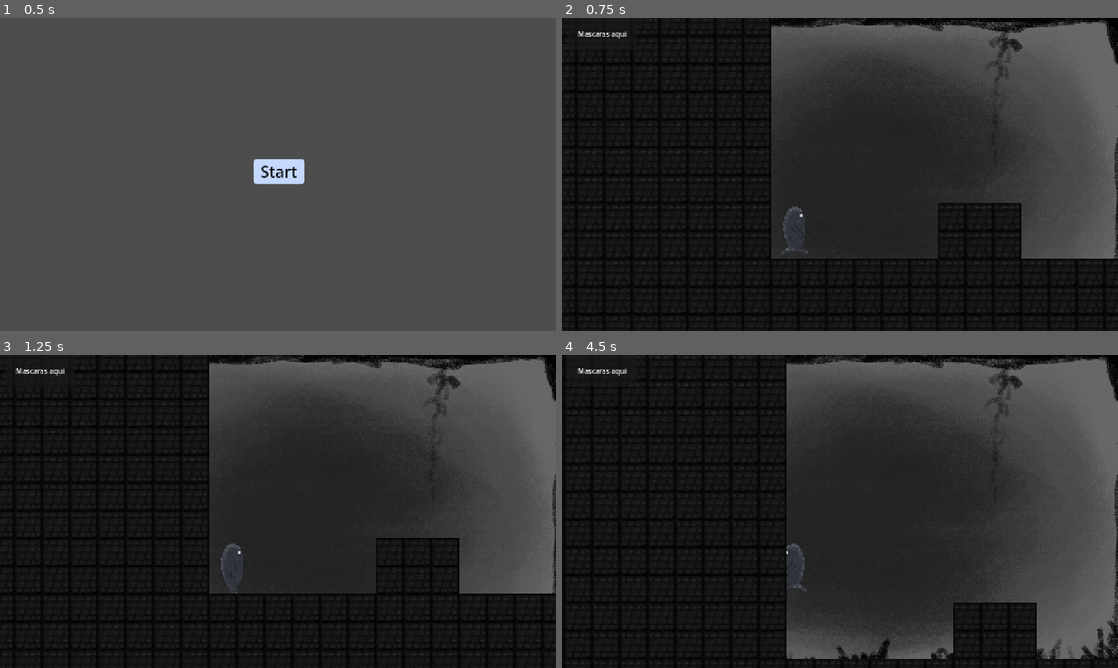
Above: before the commit, frames 1-4 (two rows, left to right).
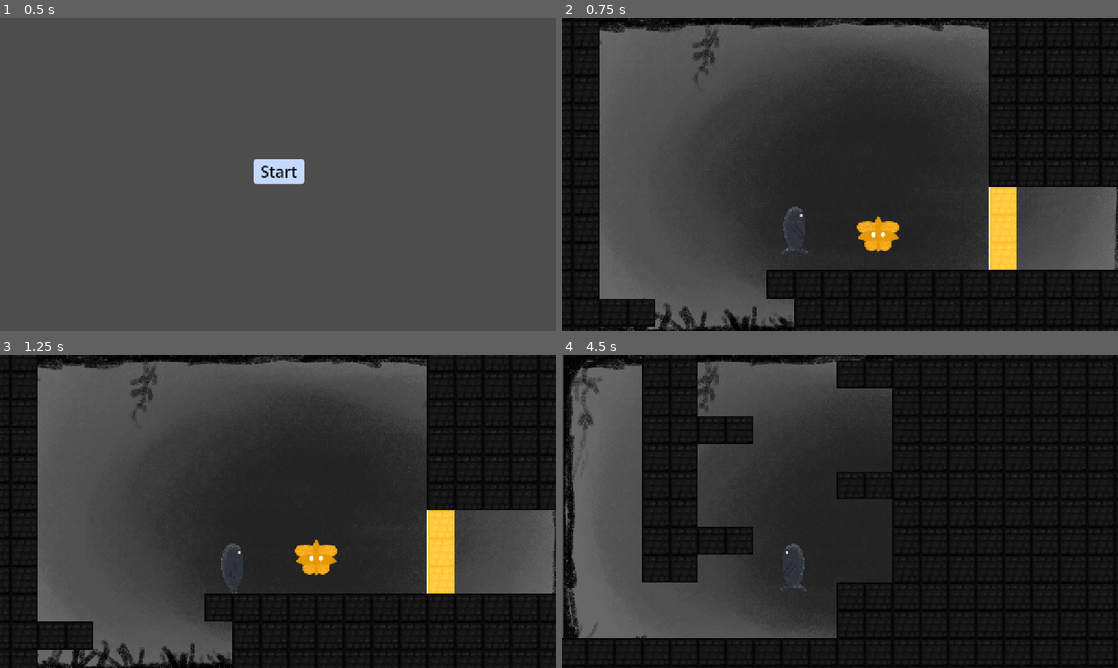
Above: after the commit, the same moments.

Repository: Guilhermeasper/ggj-mask
Game: Godot game, scene res://levels/main_menu/main_menu.tscn
Two runs of this game, one before a commit and one after it. Both use one fixed random seed, a clock stepped at 60 frames per second and the inputs below.
Inputs:
- Up to frame 1 (0.5 s): no input
- Up to frame 2 (0.75 s): click "Start" at 0.5 s
- Up to frame 3 (1.25 s): no input
- Up to frame 4 (4.5 s): tap Enter at 1.25 s; hold E (mask_right) 1.28-2.78 s; tap Space (jump) at 1.35, 1.52, 1.82, 2.27, 2.3, 2.57, 2.85, 3.77, 3.8, 4.07, 4.35 s; tap Z at 2.1, 3.6 s; hold A (left) 2.78-3.53 s; hold E (mask_right) from 3.53 s (still down)

Frame 1 is identical in both runs. In frame 2, 44% of the frame differs, in the area x 0-100%, y 0-100%; in frame 3, 41%; in frame 4, 55%, in the area x 0-100%, y 0-98%.

Commit message:
feat: Implement HUD for mask display and refactor mask management to GameManager, adding a new tile shader for level 1.

Diff:
--- a/entities/player/player.gd
+++ b/entities/player/player.gd
@@ -4,35 +4,12 @@
 const JUMP_VELOCITY := -550.0
 const CROUCH_SPEED := 150.0
 
-const WHITE_MASK = preload("res://resources/masks/white_mask.tres")
-const YELLOW_MASK = preload("res://resources/masks/yellow_mask.tres")
-const RED_MASK = preload("res://resources/masks/red_mask.tres")
-const BLUE_MASK = preload("res://resources/masks/blue_mask.tres")
-
-const ALL_MASKS: Array[MaskData] = [
-	WHITE_MASK,
-	YELLOW_MASK,
-	RED_MASK,
-	BLUE_MASK,
-]
-
-enum MaskColors {
-	NONE = 0,
-	YELLOW = 1,
-	RED = 2,
-	BLUE = 3,
-}
-
-const INITIAL_MASK_COLOR = MaskColors.NONE
-
 @onready var background_color = %CanvasLayer
 @onready var sprite: AnimatedSprite2D = $Sprite
 @onready var mask_node = $Mask
+@onready var hud = $Camera2D/HUD
 
-var _mask_index: int = INITIAL_MASK_COLOR
-var _current_mask: MaskData = ALL_MASKS[INITIAL_MASK_COLOR]
 var _extra_jumps_remaining: int = 0
-var _available_masks: Array[MaskData] = [WHITE_MASK]
 var mask_default_position: Vector2
 var mask_offset: int = 12
 
@@ -40,9 +17,13 @@
 func _ready() -> void:
 	set_collision_layers()
 	mask_default_position = mask_node.position
-	background_color.change_color(_current_mask.mask_name)
+	background_color.change_color(GameManager.current_mask.mask_name)
 
 	var checkpoint_position = GameManager.get_respawn_position()
+	for mask in GameManager.available_masks:
+		hud.show_mask(mask.mask_name)
+	GameManager.current_mask = GameManager.masks["white"]
+	hud.select_mask(GameManager.current_mask.mask_name)
 
 	if checkpoint_position != Vector2.ZERO:
 		global_position = checkpoint_position
@@ -50,7 +31,7 @@
 
 func _physics_process(delta: float) -> void:
 	if is_on_floor():
-		_extra_jumps_remaining = _current_mask.extra_jumps
+		_extra_jumps_remaining = GameManager.current_mask.extra_jumps
 	else:
 		sprite.play("jump")
 		velocity += get_gravity() * delta
@@ -97,24 +78,26 @@
 
 
 func collect_mask(mask: MaskData) -> void:
-	_available_masks.append(mask)
+	GameManager.available_masks.append(mask)
+	hud.show_mask(mask.mask_name)
 
 
 func set_collision_layers() -> void:
 	for collision_mask_index in range(5, 8):
-		var should_collide = collision_mask_index != _current_mask.target_collision_layer
+		var should_collide = collision_mask_index != GameManager.current_mask.target_collision_layer
 		set_collision_mask_value(collision_mask_index, should_collide)
 		mask_node.set_collision_mask_value(collision_mask_index, should_collide)
 
 
 func _switch_mask(direction: int) -> void:
 	# update mask
-	_mask_index = wrapi(_mask_index + direction, 0, _available_masks.size())
-	_current_mask = _available_masks[_mask_index]
+	GameManager.current_mask_id = wrapi(GameManager.current_mask_id + direction, 0, GameManager.available_masks.size())
+	GameManager.current_mask = GameManager.available_masks[GameManager.current_mask_id]
 
-	_extra_jumps_remaining = _current_mask.extra_jumps
-	background_color.change_color(_current_mask.mask_name)
-	mask_node.set_mask_color(_current_mask.mask_name)
+	_extra_jumps_remaining = GameManager.current_mask.extra_jumps
+	background_color.change_color(GameManager.current_mask.mask_name)
+	mask_node.set_mask_color(GameManager.current_mask.mask_name)
+	hud.select_mask(GameManager.current_mask.mask_name)
 
 	set_collision_layers()
 
--- a/levels/level_1/level_1.tscn
+++ b/levels/level_1/level_1.tscn
@@ -93,7 +93,7 @@
 script = ExtResource("10_la5aw")
 
 [node name="Player" parent="." unique_id=945925870 instance=ExtResource("2_45440")]
-position = Vector2(119, 578)
+position = Vector2(1984, -281)
 
 [node name="CollectableItem" parent="." unique_id=9757058 instance=ExtResource("10_qbdb0")]
 position = Vector2(2177, -273)
@@ -103,7 +103,9 @@
 sprite_frames = SubResource("SpriteFrames_7rikf")
 autoplay = "default"
 
-[node name="TileMapLayer" type="TileMapLayer" parent="." unique_id=1292907314]
+[node name="CanvasGroup" type="CanvasGroup" parent="." unique_id=1945150478]
+
+[node name="TileMapLayer" type="TileMapLayer" parent="CanvasGroup" unique_id=1292907314]
 tile_map_data = PackedByteArray("AAABAAoAAAAAAAAAAAACAAoAAAAAAAAAAAADAAoAAAAAAAAAAAAEAAoAAAAAAAAAAADz//H/AAAAAAAAAADz// …(26160 unchanged characters)…
 tile_set = SubResource("TileSet_8jbay")
 
--- /dev/null
+++ b/levels/level_1/level_1_tile.gdshader
@@ -0,0 +1,25 @@
+shader_type canvas_item;
+
+// Textura de ruído para a distorção (use a mesma do shader anterior se quiser consistência)
+uniform sampler2D noise_tex : repeat_enable;
+uniform float strength : hint_range(0.0, 0.1) = 0.01; // Intensidade do "tremido"
+uniform float softness : hint_range(0.0, 1.0) = 0.2;  // O quanto arredonda a borda
+uniform float speed : hint_range(0.0, 10.0) = 1.0;
+
+void fragment() {
+    // 1. Criar um deslocamento baseado no ruído e no tempo
+    vec2 time_offset = vec2(floor(TIME * speed)) * 0.1;
+    vec2 noise_val = texture(noise_tex, screen_uv + time_offset).rg;
+
+    // 2. Distorcer a leitura da textura para entortar as bordas
+    vec2 distorted_uv = SCREEN_UV + (noise_val - 0.5) * strength;
+
+    // 3. Pegar a cor da tela (do que o CanvasGroup renderizou)
+    vec4 screen_color = texture(SCREEN_TEXTURE, distorted_uv);
+
+    // 4. "Amaciar" a borda usando o canal alpha
+    // O smoothstep faz com que a transição do transparente para o opaco não seja brusca
+    float alpha = smoothstep(0.0, softness, screen_color.a);
+
+    COLOR = vec4(screen_color.rgb, alpha);
+}
--- a/systems/game_manager/game_manager.gd
+++ b/systems/game_manager/game_manager.gd
@@ -6,6 +6,18 @@
 	1: "res://levels/level_1/level_1.tscn",
 	2: "res://levels/level_2/level_2.tscn",
 }
+
+var masks: Dictionary = {
+	"white": preload("res://resources/masks/white_mask.tres"),
+	"yellow": preload("res://resources/masks/yellow_mask.tres"),
+	"red": preload("res://resources/masks/red_mask.tres"),
+	"blue": preload("res://resources/masks/blue_mask.tres"),
+}
+
+var current_mask: MaskData = masks["white"]
+var current_mask_id = 0
+
+var available_masks: Array[MaskData] = [masks["white"]]
 
 
 func load_level(level: int) -> void:
--- /dev/null
+++ b/ui/hud/hud.gd
@@ -0,0 +1,44 @@
+extends CanvasLayer
+
+@onready var yellow_mask = %yellow_mask_ui
+@onready var red_mask = %red_mask_ui
+@onready var blue_mask = %blue_mask_ui
+
+
+func _ready() -> void:
+	yellow_mask.hide()
+	red_mask.hide()
+	blue_mask.hide()
+	yellow_mask.modulate = Color(1, 1, 1, 0.5)
+	red_mask.modulate = Color(1, 1, 1, 0.5)
+	blue_mask.modulate = Color(1, 1, 1, 0.5)
+
+
+func show_mask(mask_color: String) -> void:
+	match mask_color:
+		"yellow":
+			yellow_mask.show()
+		"red":
+			red_mask.show()
+		"blue":
+			blue_mask.show()
+
+
+func select_mask(mask_color: String) -> void:
+	match mask_color:
+		"yellow":
+			yellow_mask.modulate = Color(1, 1, 1, 1)
+			red_mask.modulate = Color(1, 1, 1, 0.5)
+			blue_mask.modulate = Color(1, 1, 1, 0.5)
+		"red":
+			yellow_mask.modulate = Color(1, 1, 1, 0.5)
+			red_mask.modulate = Color(1, 1, 1, 1)
+			blue_mask.modulate = Color(1, 1, 1, 0.5)
+		"blue":
+			yellow_mask.modulate = Color(1, 1, 1, 0.5)
+			red_mask.modulate = Color(1, 1, 1, 0.5)
+			blue_mask.modulate = Color(1, 1, 1, 1)
+		"white":
+			yellow_mask.modulate = Color(1, 1, 1, 0.5)
+			red_mask.modulate = Color(1, 1, 1, 0.5)
+			blue_mask.modulate = Color(1, 1, 1, 0.5)
--- a/ui/hud/hud.tscn
+++ b/ui/hud/hud.tscn
@@ -1,24 +1,46 @@
 [gd_scene format=3 uid="uid://bux5vlh7jk755"]
 
+[ext_resource type="Texture2D" uid="uid://pibdvue3hd53" path="res://assets/arts/masks/YELLOW.png" id="1_e0nub"]
+[ext_resource type="Script" uid="uid://ck14tfsrkwutl" path="res://ui/hud/hud.gd" id="1_w75iv"]
+[ext_resource type="Texture2D" uid="uid://63ma4uumlqgq" path="res://assets/arts/masks/RED.png" id="2_w75iv"]
+[ext_resource type="Texture2D" uid="uid://ddr7m3w1m8rn2" path="res://assets/arts/masks/BLUE.png" id="3_imuuq"]
+
+[sub_resource type="StyleBoxLine" id="StyleBoxLine_e0nub"]
+
 [node name="HUD" type="CanvasLayer" unique_id=1146125164]
+script = ExtResource("1_w75iv")
 
 [node name="Control" type="Control" parent="." unique_id=1958738259]
 layout_mode = 3
 anchor_right = 1.0
 anchor_bottom = 1.003
-offset_right = -628.0
-offset_bottom = -418.16003
+offset_right = -882.0
+offset_bottom = -597.16003
 
 [node name="MarginContainer" type="MarginContainer" parent="Control" unique_id=1510442947]
-layout_mode = 1
-anchors_preset = -1
-offset_right = 160.0
-offset_bottom = 73.0
+layout_mode = 0
+offset_right = 392.0
+offset_bottom = 128.0
 
 [node name="PanelContainer" type="PanelContainer" parent="Control/MarginContainer" unique_id=43726626]
 layout_mode = 2
+theme_override_styles/panel = SubResource("StyleBoxLine_e0nub")
 
-[node name="Label" type="Label" parent="Control/MarginContainer/PanelContainer" unique_id=260363153]
+[node name="HBoxContainer" type="HBoxContainer" parent="Control/MarginContainer/PanelContainer" unique_id=749109385]
 layout_mode = 2
-text = "Mascaras aqui"
-horizontal_alignment = 1
+size_flags_horizontal = 0
+
+[node name="yellow_mask_ui" type="TextureRect" parent="Control/MarginContainer/PanelContainer/HBoxContainer" unique_id=889675836]
+unique_name_in_owner = true
+layout_mode = 2
+texture = ExtResource("1_e0nub")
+
+[node name="red_mask_ui" type="TextureRect" parent="Control/MarginContainer/PanelContainer/HBoxContainer" unique_id=1112935319]
+unique_name_in_owner = true
+layout_mode = 2
+texture = ExtResource("2_w75iv")
+
+[node name="blue_mask_ui" type="TextureRect" parent="Control/MarginContainer/PanelContainer/HBoxContainer" unique_id=1821647578]
+unique_name_in_owner = true
+layout_mode = 2
+texture = ExtResource("3_imuuq")
Not shown, added: levels/level_1/level_1_tile.gdshader.uid
Not shown, added: ui/hud/hud.gd.uid
